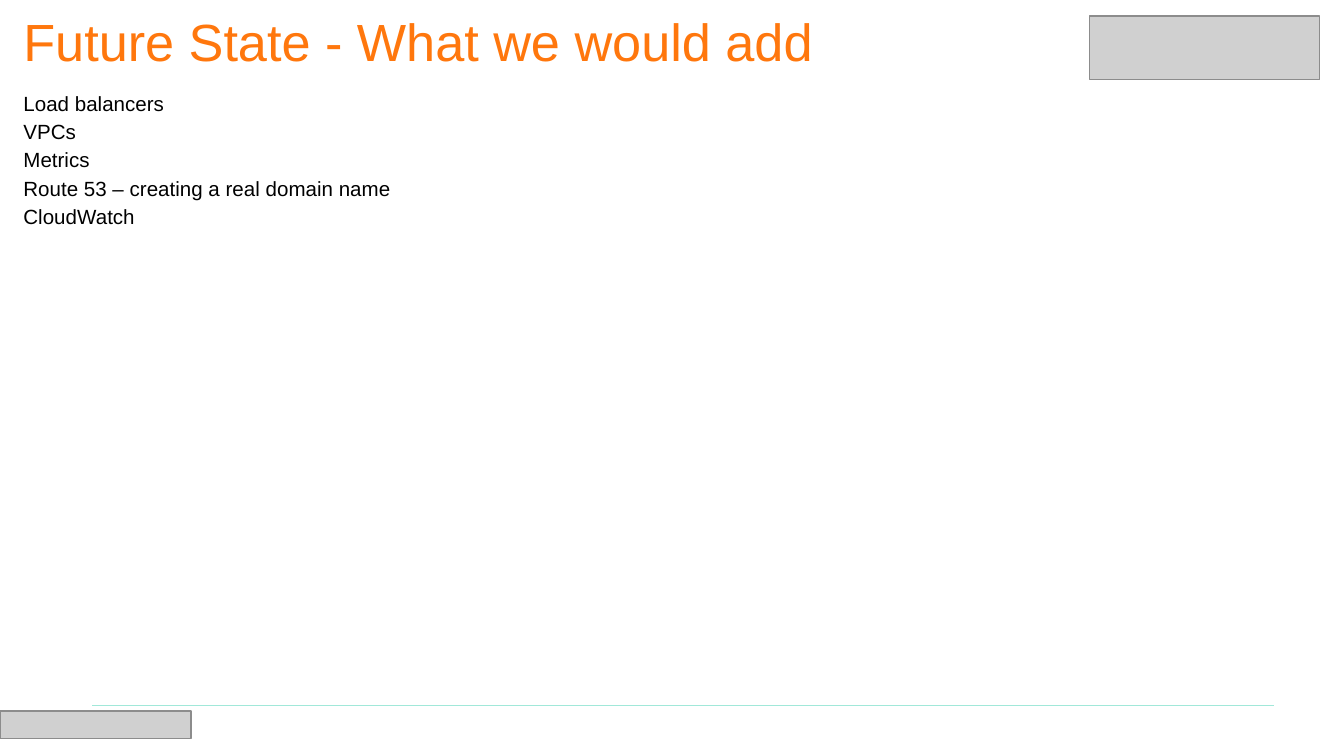
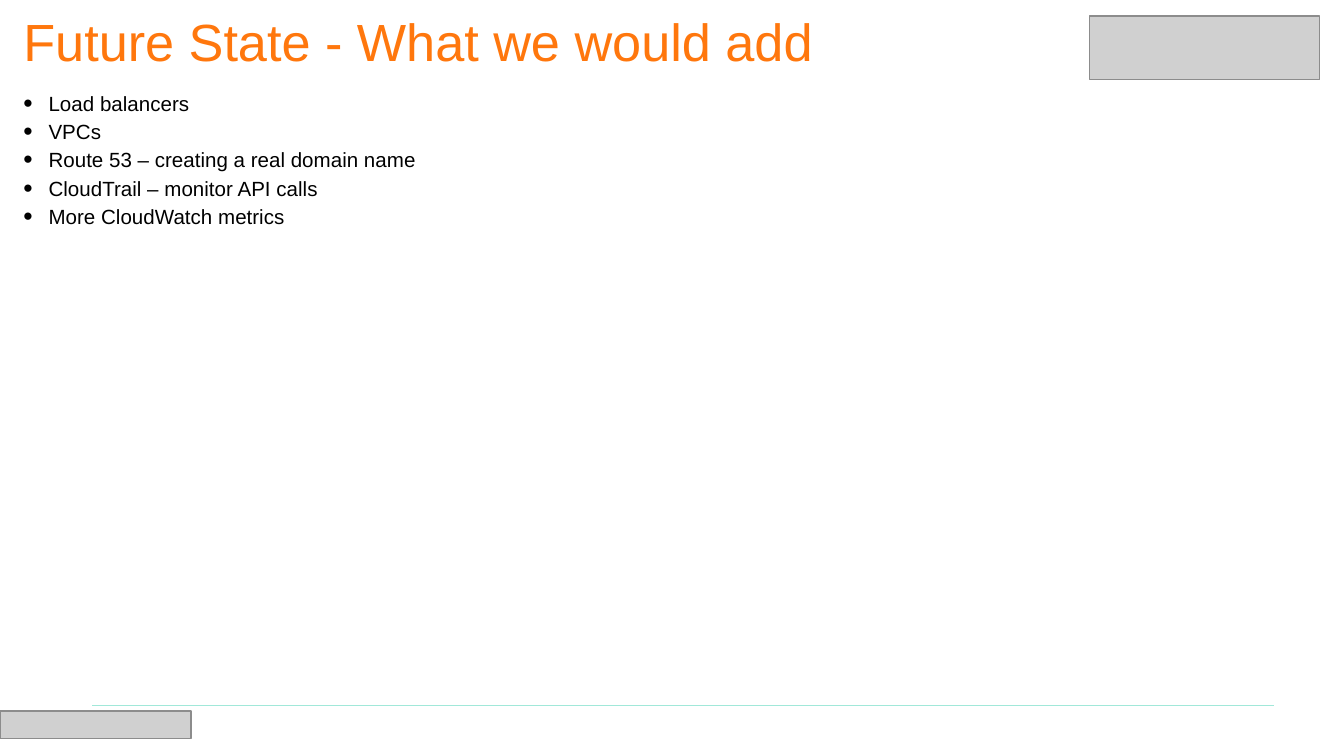
Before and after one commit to Ch3-wy/my-website, a slide deck: slide 12 of Presentation/TE Presentation.pptx. Drawn at 1344x756 pixels with LibreOffice and Linux fonts; fonts in the diff are those of the drawing; grey boxes stand for pictures. Boxes give left, top, right and bottom in pixels: in the first picture for what was removed or moved away, otherwise in the second. Text is boxed around its words. In the diff, an @@ line names an element or a change of style, - is before the commit and + after.

```diff
--- a/Presentation/TE Presentation.pptx
+++ b/Presentation/TE Presentation.pptx
@@ text at [49,96,415,172]: bullet none to • @@
@@ text at [23,152,89,168]: paragraph removed @@
-Metrics
@@ text at [49,181,317,225]: text changed @@
-CloudWatch
+• CloudTrail – monitor API calls
+• More CloudWatch metrics
```
Also in this commit, not shown: 7 other slides changed.
